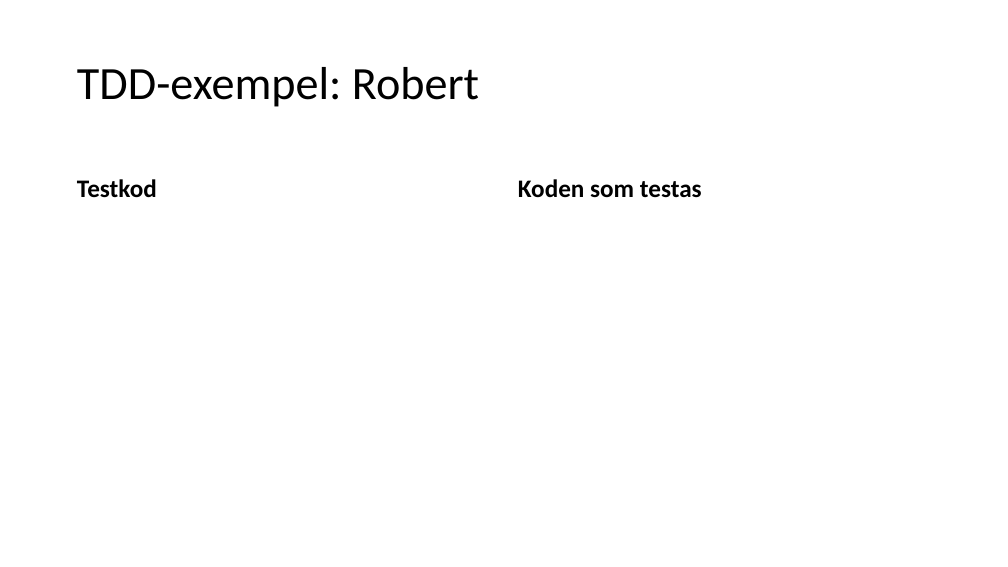
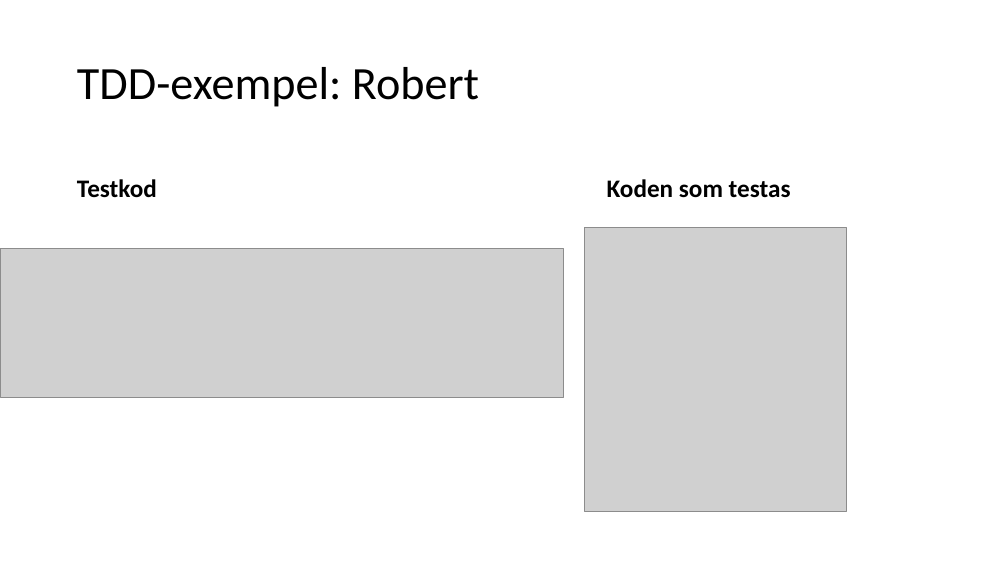
Before and after one commit to fyrtio2/projektINTE, a slide deck: slide 8 of 01 Dokumentation/slutredovisning.pptx. Drawn at 1008x567 pixels with LibreOffice and Linux fonts; fonts in the diff are those of the drawing; grey boxes stand for pictures. Boxes give left, top, right and bottom in pixels: in the first picture for what was removed or moved away, otherwise in the second. Text is boxed around its words. In the diff, an @@ line names an element or a change of style, - is before the commit and + after.

```diff
--- a/01 Dokumentation/slutredovisning.pptx
+++ b/01 Dokumentation/slutredovisning.pptx
@@ text "Koden som testas": place and size @@
-text "Koden som testas" at box(518, 179, 702, 198)
+text "Koden som testas" at box(607, 179, 791, 198)
@@ picture added at box(585, 227, 846, 512) @@
@@ picture added at box(0, 249, 563, 398) @@
```
Also in this commit, not shown: 5 slides added.
